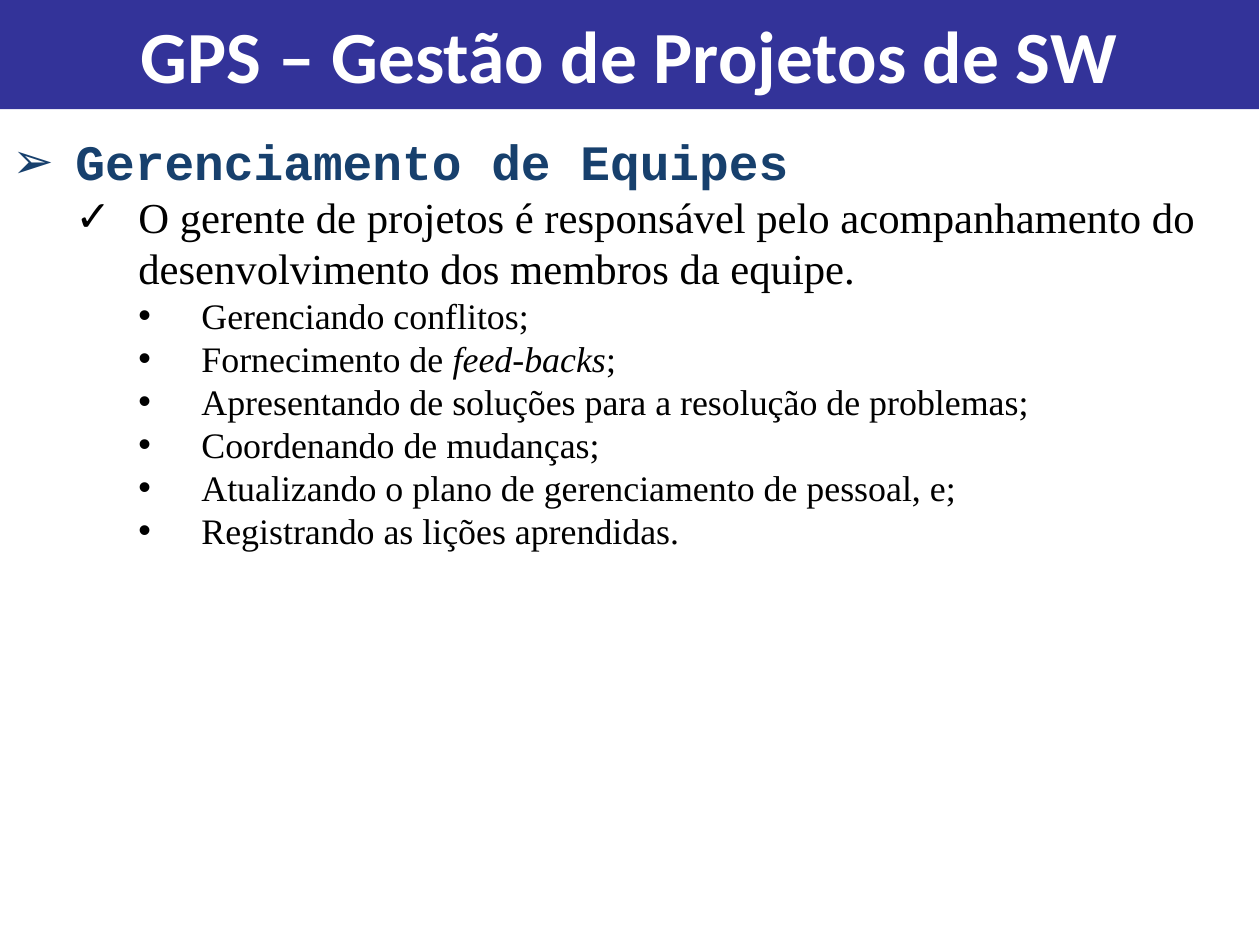
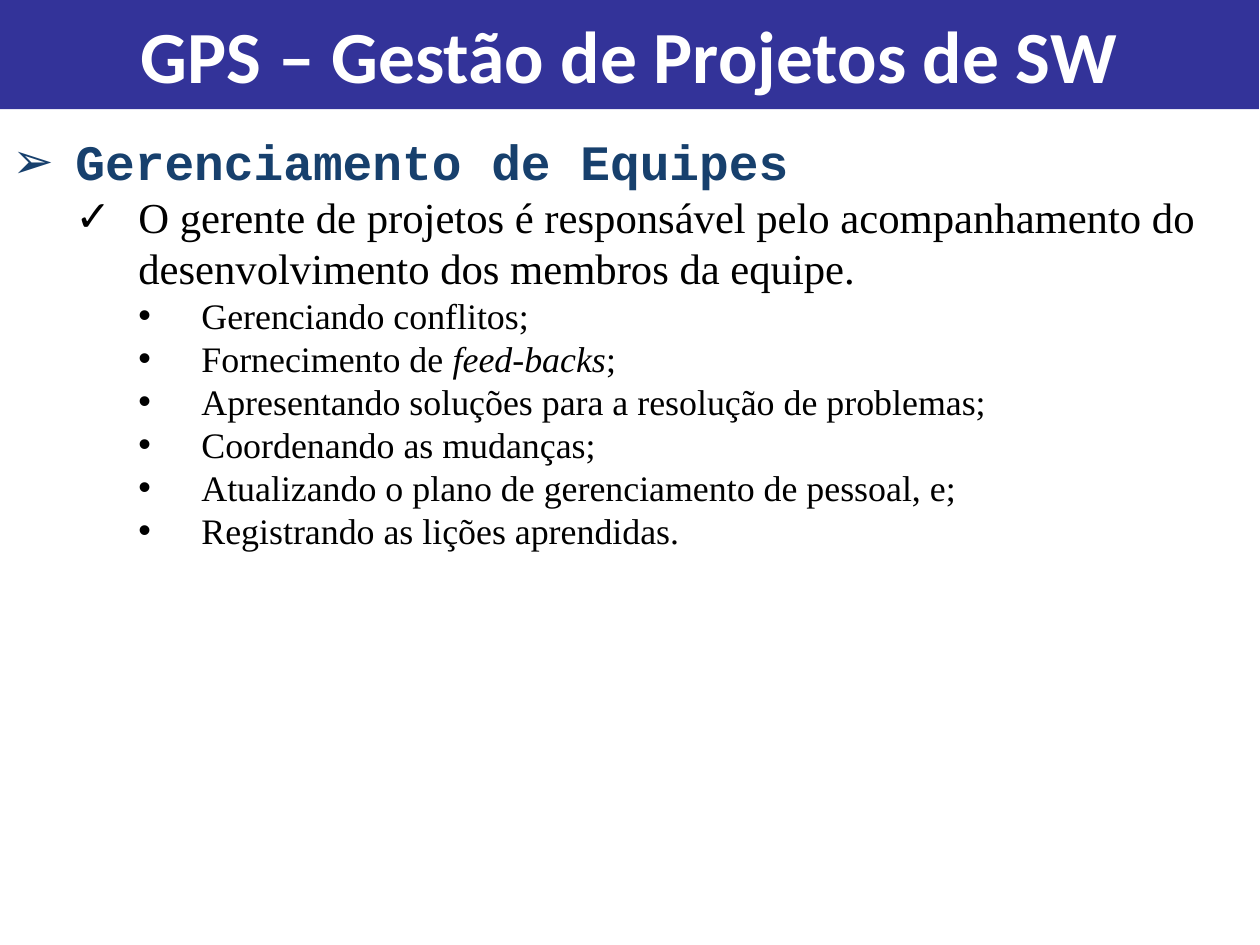
Before and after one commit to jharbes/GESTAO-DE-PROJETO-SOFTWARE, a slide deck: slide 37 of Aulas 1ro Bim/Aula 5 e 6 - Planejamento e Gerenciamento de Projetos.pptx. Drawn at 1260x945 pixels with LibreOffice and Linux fonts; fonts in the diff are those of the drawing. Boxes give left, top, right and bottom in pixels: in the first picture for what was removed or moved away, otherwise in the second. Text is boxed around its words. In the diff, an @@ line names an element or a change of style, - is before the commit and + after.

```diff
--- a/Aulas 1ro Bim/Aula 5 e 6 - Planejamento e Gerenciamento de Projetos.pptx
+++ b/Aulas 1ro Bim/Aula 5 e 6 - Planejamento e Gerenciamento de Projetos.pptx
@@ text at (201,390,985,465): text changed @@
-    • Apresentando de soluções para a resolução de problemas;
-    • Coordenando de mudanças;
+    • Apresentando soluções para a resolução de problemas;
+    • Coordenando as mudanças;
```
Also in this commit, not shown: 3 other slides changed, 1 other file.
